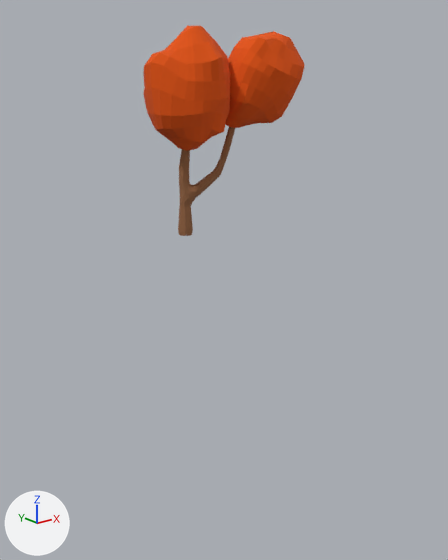
The glTF model assets/models/trees/tree-autumn-complete/tree-autumn-complete-12-004.glb as it was, and as the next commit left it.
The view is the same before and after, from a 50 mm lens placed at (-3.27, -4.39, 4.43), pointed at (0.19, -0.07, 2.7). Lighting does not change. The marker at lower left points along +X, +Y and +Z. The first picture is the older version. Where no turn or scale is listed for an object, it has been applied to the vertices. Vertices at exactly the same position are counted once.
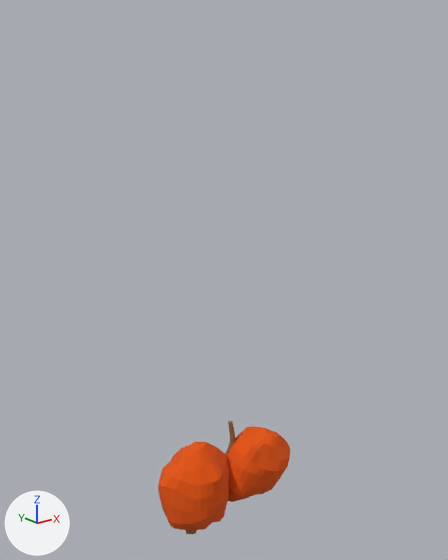
Patch to the scene script:
```diff
--- a/assets/models/trees/tree-autumn-complete/tree-autumn-complete-12-004.glb.py
+++ b/assets/models/trees/tree-autumn-complete/tree-autumn-complete-12-004.glb.py
@@ me_object_430 @@
 # used by ob_object_816; location = (0.136, -0.135, 4.426)
-me_object_430.from_pydata(...)  # 508 vertices, 1008 faces; spans x -0.721..0.674, y -0.391..0.437, z -0.513..0.456
+me_object_430.from_pydata(...)  # 508 vertices, 1008 faces; spans x -0.721..0.674, y -0.391..0.437, z 0.14..1.11
+# me_object_430 part 1: the whole mesh is moved by (0.0, 0.0, 0.654)
 me_object_430.materials.append(mat_orange)
@@ me_object_431 @@
 # used by ob_object_818; location = (0.003, -0.038, 3.815)
-me_object_431.from_pydata(...)  # 208 vertices, 412 faces; spans x -0.226..0.284, y -0.12..0.152, z -0.654..0.572
+me_object_431.from_pydata(...)  # 208 vertices, 412 faces; spans x -0.226..0.284, y -0.12..0.152, z 0.0..1.225
+# me_object_431 part 2: the whole mesh is moved by (0.0, 0.0, 0.654)
 me_object_431.materials.append(mat_brown_001)
@@ ob_object_816 @@
 ob_object_816 = bpy.data.objects.new('Object_816', me_object_430)
-ob_object_816.location = (0.136, -0.135, 4.426)
+ob_object_816.location = (0.136, -0.135, 0.0)
@@ ob_object_818 @@
 ob_object_818 = bpy.data.objects.new('Object_818', me_object_431)
-ob_object_818.location = (0.003, -0.038, 3.815)
+ob_object_818.location = (0.003, -0.038, 0.0)
```

Where the change shows, as pixel boxes [x1, y1, x2, y2] in the pictures (448 x 560 px):
'Object_816', moved: before [143, 26, 305, 151]; after [158, 426, 290, 531]
'Object_818', moved (mostly hidden afterwards): before [178, 127, 235, 236]; after [185, 421, 236, 534]
